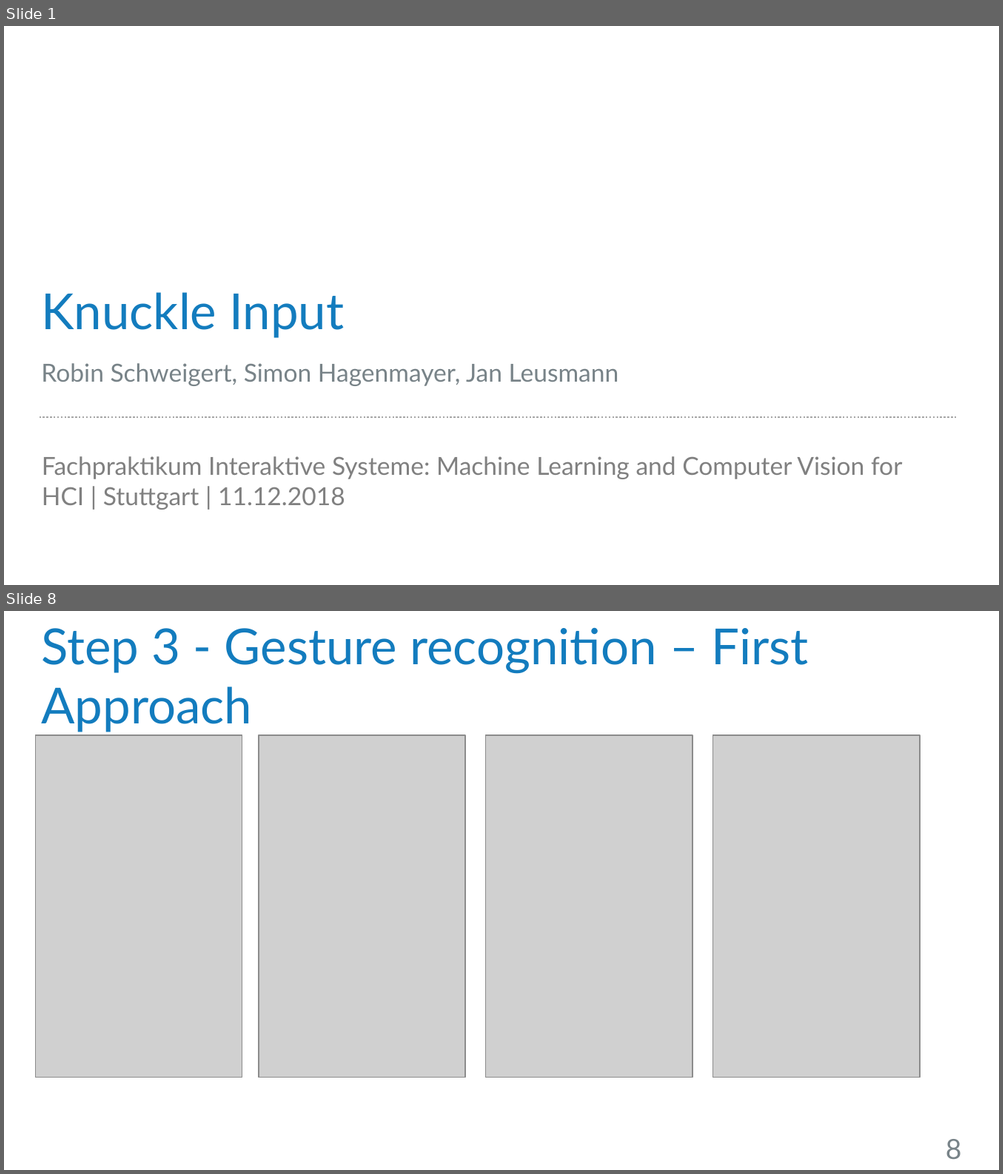
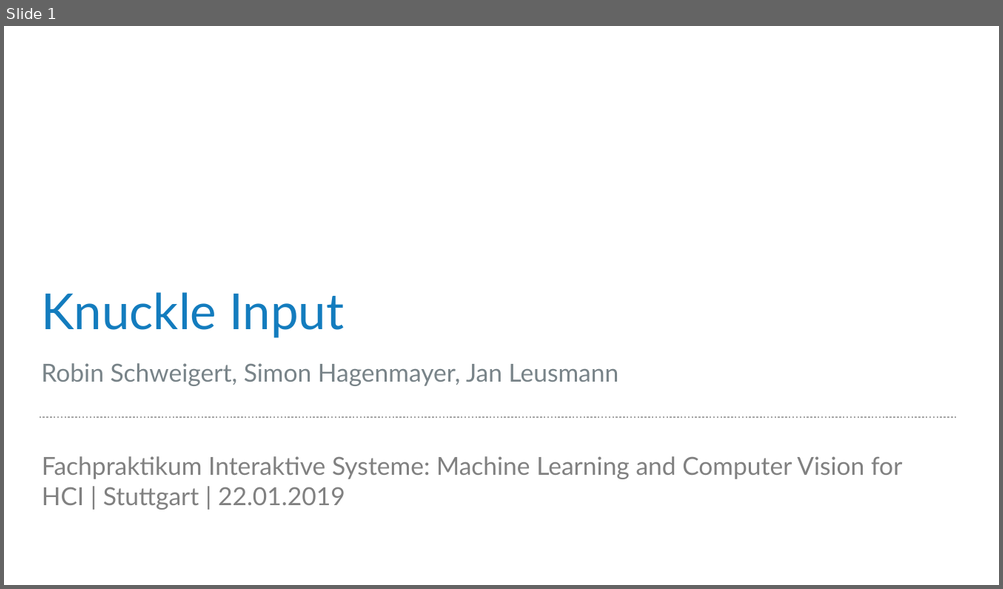
Before and after one commit to robsch94/FaPraKnuckleInput, a slide deck: Presentations/InterimPresentation.pptx. Shown one above the other, each under a label of ours: slides 1 and 8 before the commit, slide 1 after it; the slides between them are not shown. The pictures are 1003x1174 and 1003x589 pixels, drawn with LibreOffice and Linux fonts; fonts in the diff are those of the drawing; grey boxes stand for pictures; background and template pictures are left out. Boxes give left, top, right and bottom in pixels: in the first picture for what was removed or moved away, otherwise in the second. Text is boxed around its words. In the diff, an @@ line names an element or a change of style, - is before the commit and + after.

```diff
--- a/Presentations/InterimPresentation.pptx
+++ b/Presentations/InterimPresentation.pptx
@@ slide 8 removed at (4,611,999,1170), background #FFFFFF @@
@@ title removed at (41,627,808,732) @@
-Step 3 - Gesture recognition – First Approach
@@ picture removed at (35,735,242,1077) @@
@@ picture removed at (259,735,466,1077) @@
@@ picture removed at (485,735,692,1077) @@
@@ picture removed at (713,735,920,1077) @@
@@ page number removed at (945,1139,962,1159) @@
-8
@@ slide 1 changed as well @@
@@ text at (42,457,902,510): text changed @@
-Fachpraktikum Interaktive Systeme: Machine Learning and Computer Vision for HCI | Stuttgart | 11.12.2018
+Fachpraktikum Interaktive Systeme: Machine Learning and Computer Vision for HCI | Stuttgart | 22.01.2019
```
Also in this commit, not shown: 9 other slides removed, 1 other file.
